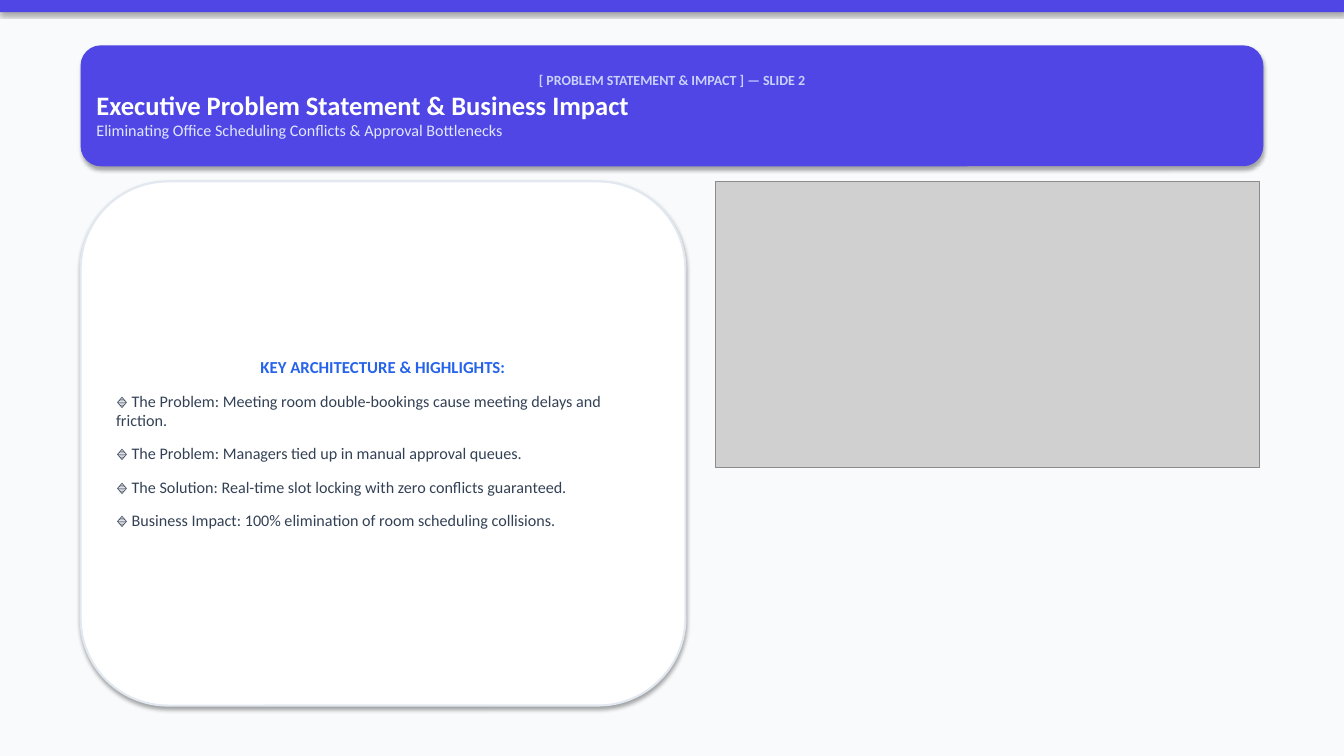
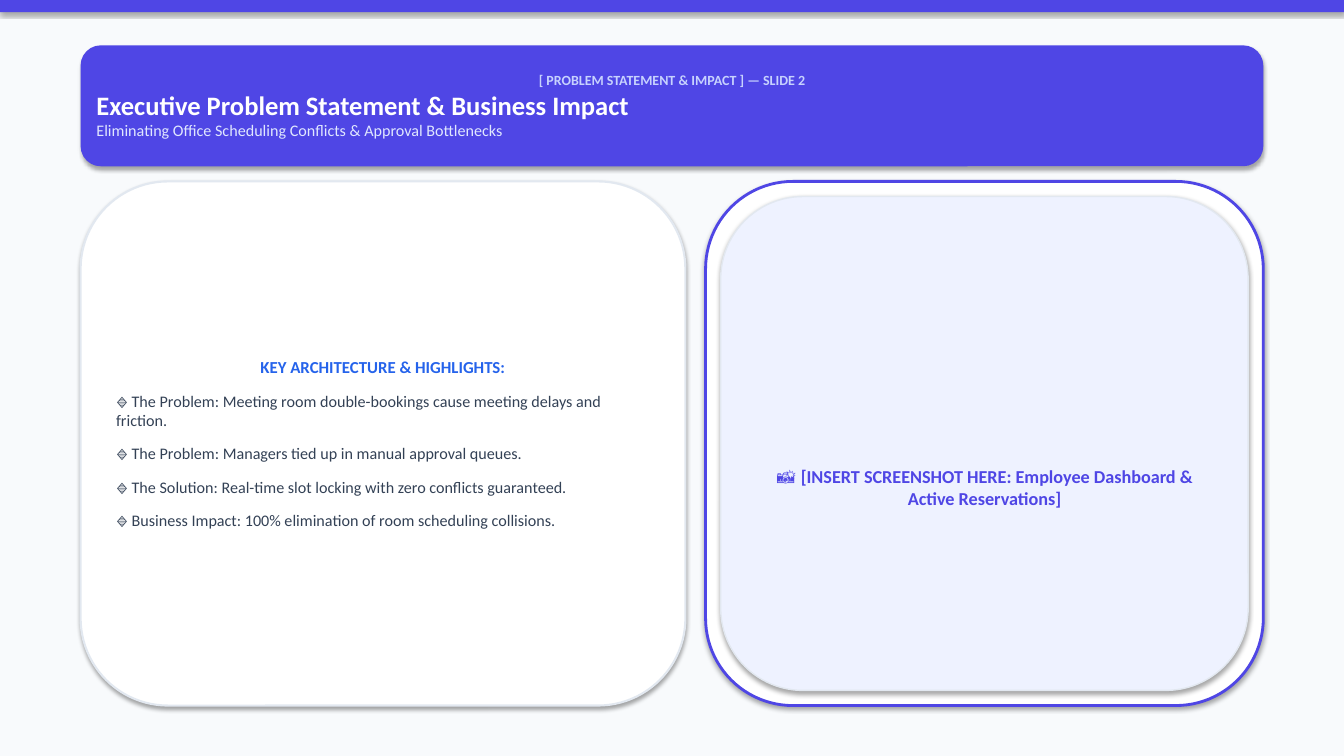
Before and after one commit to VishalMishraCSE/meeting-room-booking-system, a slide deck: slide 2 of document/PRESENTATION_DECK_SLIDES.pptx. Drawn at 1344x756 pixels with LibreOffice and Linux fonts; fonts in the diff are those of the drawing; grey boxes stand for pictures. Boxes give left, top, right and bottom in pixels: in the first picture for what was removed or moved away, otherwise in the second. Text is boxed around its words. In the diff, an @@ line names an element or a change of style, - is before the commit and + after.

Commit message:
docs: restore initial PowerPoint presentation deck with screenshot placeholder cards

```diff
--- a/document/PRESENTATION_DECK_SLIDES.pptx
+++ b/document/PRESENTATION_DECK_SLIDES.pptx
@@ rounded rectangle added at bbox=[706, 181, 1263, 706], fill #FFFFFF, outline #4F46E5 2 pt @@
@@ picture removed at bbox=[716, 181, 1260, 468] @@
@@ rounded rectangle added at bbox=[721, 197, 1248, 691], fill #EEF2FF, outline #E2E8F0 1 pt, 13 pt, text #4F46E5, bold @@
+📸 [INSERT SCREENSHOT HERE: Employee Dashboard & Active Reservations]
```
Also in this commit, not shown: 17 other slides changed, 2 other files.
